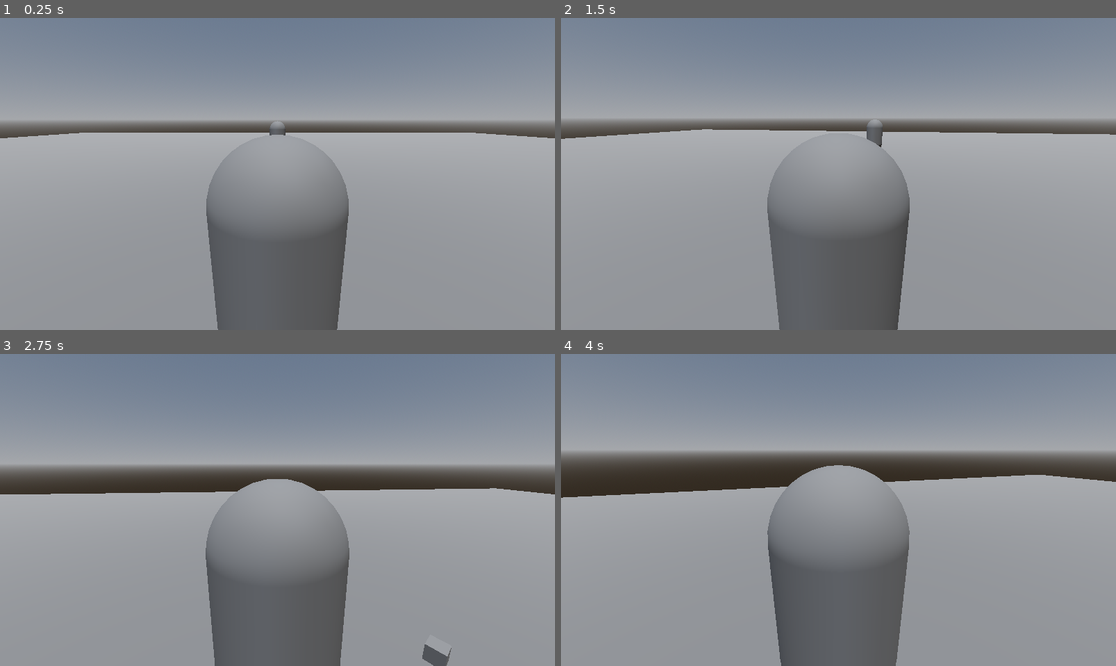
Above: before the commit, frames 1-4 (two rows, left to right).
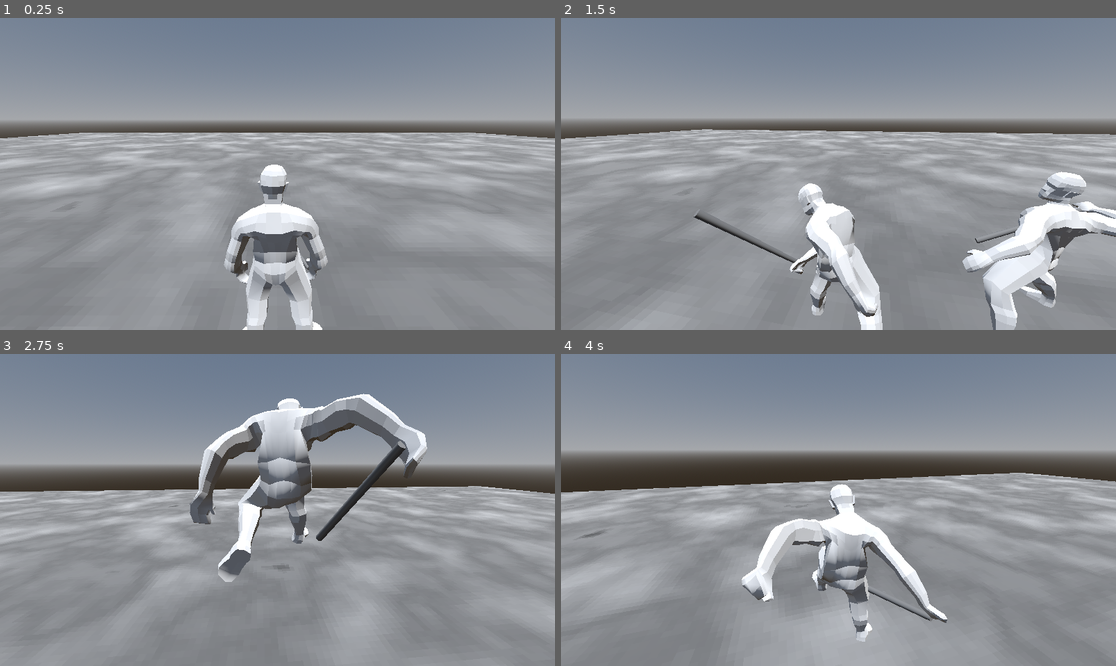
Above: after the commit, the same moments.

Repository: userext122021/godot_rpg_project
Game: Godot game, scene res://main.tscn
Same seed, same stepped clock (60 frames per second), same inputs: the game is played once before the commit and once after it.
Inputs (mouse positions are in pixels of both pictures, inside the frame that each line leads up to):
- Up to frame 1 (0.25 s): no input
- Up to frame 2 (1.5 s): move the mouse to (866, 174) at 0.52 s; press the mouse at (866, 174) at 0.53 s; hold W (move_forward) from 0.53 s (still down); tap Space (jump) at 0.77, 1.07 s; right-click (866, 174) at 0.8 s; move the mouse to (810, 174) at 1.27 s; release the mouse at (810, 174) at 1.28 s; right-click (810, 174) at 1.35 s
- Up to frame 3 (2.75 s): keep holding W (move_forward); tap Space (jump) at 1.52, 1.82, 2.3 s; tap Shift (run) at 1.55 s; move the mouse to (288, 503) at 2.02 s; hold Shift (run) from 2.03 s (still down)
- Up to frame 4 (4 s): keep holding W (move_forward); move the mouse to (832, 516) at 2.77 s; release Shift (run) at 2.78 s; tap Space (jump) at 2.85, 3.02, 3.32, 3.77 s; click (832, 516) at 3.05 s; move the mouse to (877, 513) at 3.52 s; press the mouse at (877, 513) at 3.53 s; right-click (877, 513) at 3.8 s

The runs differ from the first frame. In frame 1, 11% of the frame differs, in the area x 0-100%, y 33-100%; in frame 2, 17%; in frame 3, 17%, in the area x 0-100%, y 12-100%; in frame 4, 14%.

Commit message:
Добавил анимации

Diff:
--- a/core/entities/base_ai_entity/base_ai.gd
+++ b/core/entities/base_ai_entity/base_ai.gd
@@ -5,45 +5,18 @@
 var body:BaseAIEntity
 var target:Vector3
 var is_move_to_target:bool=false
-var player_body:BasePlayer=null
 var minimal_distance:float=2.0
 var is_target_reached:bool=false
 var is_active:bool=true
 
-func is_player_nerby() -> bool:
-	if not player_body:
-		return false
-	if body.global_position.distance_to(player_body.global_position)<minimal_distance:
-		return true
-	return false
 
 func update(delta:float):
-	if not is_active:
-		return
-	if not player_body:
-		is_move_to_target=false
-		is_target_reached=false
-		return
-	if not is_player_nerby():
-		is_target_reached=false
-		is_move_to_target=true
-		target=player_body.global_position
-		return
-	if is_target_reached:
-		#print("DEBUG: target is reached")
-		body.attack()
-
+	pass
 
 func on_entity_entered(e:BaseEntity):
-	if e.entity_type=="player":
-		player_body=e
-		#print("DEBUG: player entered")
-
+	pass
 func on_entity_exited(e:BaseEntity):
-	if e==player_body:
-		player_body=null
-		print("DEBUG: player exited")
-
+	pass
 func init_ai():
 	body.entity_entered.connect(on_entity_entered)
 	body.entity_exited.connect(on_entity_exited)
--- a/core/entities/base_ai_entity/base_ai_entity.gd
+++ b/core/entities/base_ai_entity/base_ai_entity.gd
@@ -28,20 +28,28 @@
 	super._physics_process(delta)
 	if is_knockingback:
 		return
+	if not is_on_floor():
+		velocity.y += get_gravity().y * delta
 
 	if ai.is_move_to_target:
 		if global_position.distance_to(ai.target)<ai.minimal_distance:
 			ai.is_target_reached=true
+			is_moving=false
 		else:
 			rotate_to_target(delta)
 			#print("DEBUG: angle ",180.0*angle/PI)
 			velocity.x=-basis.z.x*speed
 			velocity.z=-basis.z.z*speed
+			is_moving=true
+	else:
+		is_moving=false
+	if is_attacking:
+		rotate_to_target(delta)
 
-	if weapon:
-		if weapon.is_active():
-			rotate_to_target(delta)
-	velocity = velocity.move_toward(Vector3.ZERO, friction * delta)
+	if not is_moving:
+		var vy=velocity.y
+		velocity = velocity.move_toward(Vector3.ZERO, friction * delta)
+		velocity.y=vy
 	move_and_slide()
 
 
--- /dev/null
+++ b/core/entities/base_enemy/base_animated_enemy.gd
@@ -0,0 +1,8 @@
+extends BaseEnemy
+class_name BaseAnimatedEnemy
+
+
+
+func _physics_process(delta: float) -> void:
+	super._physics_process(delta)
+	update_animation()
--- /dev/null
+++ b/core/entities/base_enemy/base_animated_enemy.tscn
@@ -0,0 +1,18 @@
+[gd_scene load_steps=4 format=3 uid="uid://br81vh3plelkt"]
+
+[ext_resource type="PackedScene" uid="uid://ojd7e3gdbl1f" path="res://core/entities/base_enemy/base_enemy.tscn" id="1_2wp1t"]
+[ext_resource type="Script" uid="uid://bh8vcnb0u55ap" path="res://core/entities/base_enemy/base_animated_enemy.gd" id="2_0v830"]
+[ext_resource type="PackedScene" uid="uid://c547i4svaflvj" path="res://assets/base_character/base_character.glb" id="2_tpv5b"]
+
+[node name="BaseAnimatedEnemy" node_paths=PackedStringArray("animation_player") instance=ExtResource("1_2wp1t")]
+collision_mask = 7
+script = ExtResource("2_0v830")
+animation_player = NodePath("base_character/AnimationPlayer")
+
+[node name="MeshInstance3D" parent="." index="1"]
+visible = false
+
+[node name="base_character" parent="." index="3" instance=ExtResource("2_tpv5b")]
+transform = Transform3D(-1, 0, -8.742278e-08, 0, 1, 0, 8.742278e-08, 0, -1, 0, 0, 0)
+
+[editable path="base_character"]
--- /dev/null
+++ b/core/entities/base_enemy/base_enemy.gd
@@ -0,0 +1,9 @@
+extends BaseAIEntity
+class_name BaseEnemy
+
+func _ready() -> void:
+	super._ready()
+	entity_type="base_enemy"
+	ai=BaseEnemyAI.new()
+	ai.body=self
+	ai.init_ai()
--- /dev/null
+++ b/core/entities/base_enemy/base_enemy.tscn
@@ -0,0 +1,7 @@
+[gd_scene load_steps=3 format=3 uid="uid://ojd7e3gdbl1f"]
+
+[ext_resource type="PackedScene" uid="uid://da13r2fppk2h4" path="res://core/entities/base_ai_entity/base_ai_entity.tscn" id="1_c3myc"]
+[ext_resource type="Script" uid="uid://begmihqbjf28j" path="res://core/entities/base_enemy/base_enemy.gd" id="2_1numy"]
+
+[node name="BaseEnemy" instance=ExtResource("1_c3myc")]
+script = ExtResource("2_1numy")
--- /dev/null
+++ b/core/entities/base_enemy/base_enemy_ai.gd
@@ -0,0 +1,42 @@
+extends BaseAI
+class_name BaseEnemyAI
+
+
+
+var player_body:BasePlayer=null
+
+func is_player_nerby() -> bool:
+	if not player_body:
+		return false
+	if body.global_position.distance_to(player_body.global_position)<minimal_distance:
+		return true
+	return false
+
+func update(delta:float):
+	if not is_active:
+		return
+	if not player_body:
+		is_move_to_target=false
+		is_target_reached=false
+		return
+	if not is_player_nerby():
+		is_target_reached=false
+		is_move_to_target=true
+		target=player_body.global_position
+		return
+	if is_target_reached:
+		#print("DEBUG: target is reached")
+		body.attack()
+
+
+func on_entity_entered(e:BaseEntity):
+	super.on_entity_entered(e)
+	if e.entity_type=="player":
+		player_body=e
+		#print("DEBUG: player entered")
+
+func on_entity_exited(e:BaseEntity):
+	super.on_entity_exited(e)
+	if e==player_body:
+		player_body=null
+		print("DEBUG: player exited")
--- /dev/null
+++ b/core/entities/base_enemy/base_enemy_ai.tscn
@@ -0,0 +1,7 @@
+[gd_scene load_steps=3 format=3 uid="uid://chstlgur6nlx7"]
+
+[ext_resource type="PackedScene" uid="uid://05p4s7eca1wb" path="res://core/entities/base_ai_entity/base_ai.tscn" id="1_53k37"]
+[ext_resource type="Script" uid="uid://da6dpqm72n4fn" path="res://core/entities/base_enemy/base_enemy_ai.gd" id="2_ucf7t"]
+
+[node name="BaseEnemyAI" instance=ExtResource("1_53k37")]
+script = ExtResource("2_ucf7t")
--- a/core/entities/base_entity.gd
+++ b/core/entities/base_entity.gd
@@ -98,10 +98,16 @@
 		set_current_weapon(weapon)
 	print("DEBUG: entity init")
 
+func calculate_damage(damage:float,damage_type:String) -> float:
+	if is_blocking:
+		return damage/2.0
+	return damage
 
 func take_hit(damage:float,damage_type:String,knockback_force:float,weapon_pos:Vector3):
-	print("DEBUG: taken hit ", damage_type," ",damage)
-	hp-=damage
+	var calculated_damage:float=calculate_damage(damage,damage_type)
+	print("DEBUG: taken hit ", damage_type," ",calculated_damage)
+
+	hp-=calculated_damage
 	if hp<=0:
 		die()
 
@@ -153,18 +159,20 @@
 		return
 
 	if is_blocking:
-		if is_moving:
-			if animation_player.has_animation("pistol_walk"):
-				animation_player.play("pistol_walk")
-		else:
-			if animation_player.has_animation("pistol_idle"):
-				animation_player.play("pistol_idle")
+		if animation_player.has_animation("block"):
+			animation_player.play("block")
 		return
+	else:
+		if animation_player.current_animation=="block":
+			animation_player.stop()
 	if is_moving:
 		if can_move():
 			if animation_player.has_animation("walk"):
 				animation_player.play("walk")
 		return
+	else:
+		if animation_player.current_animation=="walk":
+			animation_player.stop()
 	if not animation_player.is_playing():
 		if animation_player.has_animation("idle"):
 			animation_player.play("idle")
--- /dev/null
+++ b/core/entities/base_player/base_animated_player.tscn
@@ -0,0 +1,15 @@
+[gd_scene load_steps=3 format=3 uid="uid://e44ntu6ugu38"]
+
+[ext_resource type="PackedScene" uid="uid://nfkq1v6rhxve" path="res://core/entities/base_player/base_player.tscn" id="1_id1uu"]
+[ext_resource type="PackedScene" uid="uid://c547i4svaflvj" path="res://assets/base_character/base_character.glb" id="2_2yl7j"]
+
+[node name="BaseAnimatedPlayer" node_paths=PackedStringArray("animation_player") instance=ExtResource("1_id1uu")]
+animation_player = NodePath("base_character/AnimationPlayer")
+
+[node name="MeshInstance3D" parent="." index="1"]
+visible = false
+
+[node name="base_character" parent="." index="3" instance=ExtResource("2_2yl7j")]
+transform = Transform3D(-1, 0, 8.742278e-08, 0, 1, 0, -8.742278e-08, 0, -1, 0, 0, 0)
+
+[editable path="base_character"]
--- a/core/entities/base_player/base_player.gd
+++ b/core/entities/base_player/base_player.gd
@@ -65,3 +65,4 @@
 
 func die():
 	print("DEBUG: player is dying")
+	queue_free()
--- a/core/weapon/base_weapon.gd
+++ b/core/weapon/base_weapon.gd
@@ -8,7 +8,7 @@
 
 @export var damage:float=7.0
 @export var damage_type:String="physical"
-@export var knockback_force:float=5.0
+@export var knockback_force:float=15.0
 
 @export var preparing_interval:float=0.5
 @export var attacking_interval:float=0.5
--- a/core/weapon/base_weapon.tscn
+++ b/core/weapon/base_weapon.tscn
@@ -2,15 +2,17 @@
 
 [ext_resource type="Script" uid="uid://olrxhfdmqy3f" path="res://core/weapon/base_weapon.gd" id="1_a0172"]
 
-[sub_resource type="BoxMesh" id="BoxMesh_l3xq3"]
-size = Vector3(0.2, 0.2, 0.2)
+[sub_resource type="CylinderMesh" id="CylinderMesh_a0172"]
+top_radius = 0.03
+bottom_radius = 0.02
+height = 1.0
 
 [node name="BaseWeapon" type="Node3D"]
 script = ExtResource("1_a0172")
 
 [node name="RayCast3D" type="RayCast3D" parent="."]
-target_position = Vector3(0, -0.1, -2)
+target_position = Vector3(0, 0, -1)
 
 [node name="MeshInstance3D" type="MeshInstance3D" parent="RayCast3D"]
-transform = Transform3D(1, 0, 0, 0, 1, 0, 0, 0, 1, 0, -0.1, -1.9)
-mesh = SubResource("BoxMesh_l3xq3")
+transform = Transform3D(1, 0, 0, 0, -4.371139e-08, 1, 0, -1, -4.371139e-08, 0, 0, -0.49999994)
+mesh = SubResource("CylinderMesh_a0172")
--- a/main.tscn
+++ b/main.tscn
@@ -1,7 +1,7 @@
 [gd_scene load_steps=2 format=3 uid="uid://dvvaed3c54v03"]
 
-[ext_resource type="PackedScene" uid="uid://c2kdvtvcd2b6j" path="res://test/test_scene/test_scene.tscn" id="1_ig7tw"]
+[ext_resource type="PackedScene" uid="uid://do0f58y8blt0p" path="res://test/test_animation_scene/test_animation_scene.tscn" id="1_ig7tw"]
 
 [node name="Main" type="Node"]
 
-[node name="TestScene" parent="." instance=ExtResource("1_ig7tw")]
+[node name="TestAnimationScene" parent="." instance=ExtResource("1_ig7tw")]
--- a/project.godot
+++ b/project.godot
@@ -62,3 +62,10 @@
 "events": [Object(InputEventMouseButton,"resource_local_to_scene":false,"resource_name":"","device":-1,"window_id":0,"a …(253 unchanged characters)…
 ]
 }
+
+[layer_names]
+
+3d_physics/layer_1="world"
+3d_physics/layer_2="player"
+3d_physics/layer_3="enemy"
+3d_physics/layer_4="items"
--- /dev/null
+++ b/test/test_animation_scene/enemy.gd
@@ -0,0 +1,6 @@
+extends BaseAnimatedEnemy
+
+
+func _process(delta: float) -> void:
+	if global_position.y<-10:
+		die()
--- /dev/null
+++ b/test/test_animation_scene/enemy.tscn
@@ -0,0 +1,24 @@
+[gd_scene load_steps=4 format=3 uid="uid://cayaf0kklgoai"]
+
+[ext_resource type="PackedScene" uid="uid://br81vh3plelkt" path="res://core/entities/base_enemy/base_animated_enemy.tscn" id="1_cfxec"]
+[ext_resource type="Script" uid="uid://cq2o7otxu1fr5" path="res://test/test_animation_scene/enemy.gd" id="2_3dlpq"]
+[ext_resource type="PackedScene" uid="uid://cf11hx406ss10" path="res://core/weapon/base_weapon.tscn" id="2_5s8bl"]
+
+[node name="Enemy" node_paths=PackedStringArray("weapon") instance=ExtResource("1_cfxec")]
+transform = Transform3D(1, 0, 0, 0, 1, 0, 0, 0, 1, 0, 0, -2)
+collision_layer = 4
+script = ExtResource("2_3dlpq")
+weapon = NodePath("base_character/Armature/Skeleton3D/mixamorig_RightHandIndex1/weapon_marker/BaseWeapon")
+knockingback_interval = 0.4
+
+[node name="Area3D" parent="." index="2"]
+collision_mask = 2
+
+[node name="BaseWeapon" parent="base_character/Armature/Skeleton3D/mixamorig_RightHandIndex1/weapon_marker" index="0" instance=ExtResource("2_5s8bl")]
+transform = Transform3D(-1, -3.7338975e-08, -8.742278e-08, -3.733896e-08, 1, -1.3411046e-07, 8.742278e-08, -1.3411046e-07, -1, 0, 0, 0)
+
+[node name="RayCast3D" parent="base_character/Armature/Skeleton3D/mixamorig_RightHandIndex1/weapon_marker/BaseWeapon" index="0"]
+collision_mask = 2
+
+[editable path="base_character"]
+[editable path="base_character/Armature/Skeleton3D/mixamorig_RightHandIndex1/weapon_marker/BaseWeapon"]
--- /dev/null
+++ b/test/test_animation_scene/test_animation_scene.gd
@@ -0,0 +1,43 @@
+extends Node3D
+
+var max_count:int=3
+var counter:int=0
+@export var enemy_scene:PackedScene
+var timer:float=0
+var max_time:float=15
+@onready var player:BasePlayer=$BaseAnimatedPlayer
+
+func _ready() -> void:
+	player.tree_exited.connect(on_player_died)
+
+func on_player_died():
+	if get_tree():
+		get_tree().quit()
+
+func _process(delta: float) -> void:
+	timer-=delta
+	if timer<=0:
+		spawn()
+		timer=randf()*max_time
+
+func spawn():
+	if counter>=max_count:
+		return
+	if not enemy_scene:
+		return
+	var pos:Vector3
+	pos.x=randf()*20.0
+	pos.z=randf()*20.0
+	pos.y=1
+	var enemy:BaseEnemy=enemy_scene.instantiate()
+	enemy.process_mode=Node.PROCESS_MODE_DISABLED
+	add_child(enemy)
+	enemy.tree_exited.connect(on_enemy_died)
+	enemy.global_position=pos
+	enemy.process_mode=Node.PROCESS_MODE_PAUSABLE
+	counter+=1
+
+func on_enemy_died():
+	if counter>0:
+		counter-=0
+		print("DEBUG: counter ",counter)
--- /dev/null
+++ b/test/test_animation_scene/test_animation_scene.tscn
@@ -0,0 +1,133 @@
+[gd_scene load_steps=10 format=3 uid="uid://do0f58y8blt0p"]
+
+[ext_resource type="PackedScene" uid="uid://6hs4q7gqlkvo" path="res://test/base_test_scene/base_test_scene.tscn" id="1_f6vpg"]
+[ext_resource type="Script" uid="uid://f14gilwqkyy0" path="res://test/test_animation_scene/test_animation_scene.gd" id="2_wmu0b"]
+[ext_resource type="PackedScene" uid="uid://e44ntu6ugu38" path="res://core/entities/base_player/base_animated_player.tscn" id="2_yrhin"]
+[ext_resource type="PackedScene" uid="uid://cf11hx406ss10" path="res://core/weapon/base_weapon.tscn" id="3_wbqyu"]
+[ext_resource type="PackedScene" uid="uid://cayaf0kklgoai" path="res://test/test_animation_scene/enemy.tscn" id="3_wmu0b"]
+
+[sub_resource type="Gradient" id="Gradient_wmu0b"]
+offsets = PackedFloat32Array(0, 0.11486486, 0.21114865, 0.375, 1)
+colors = PackedColorArray(0.4525857, 0.4525857, 0.4525857, 1, 0.7235188, 0.7235188, 0.7235188, 1, 0.71311027, 0.71311027, 0.71311027, 1, 0.62612456, 0.62612456, 0.62612456, 1, 1, 1, 1, 1)
+
+[sub_resource type="FastNoiseLite" id="FastNoiseLite_uif1i"]
+frequency = 0.0276
+
+[sub_resource type="NoiseTexture2D" id="NoiseTexture2D_47b23"]
+noise = SubResource("FastNoiseLite_uif1i")
+color_ramp = SubResource("Gradient_wmu0b")
+
+[sub_resource type="StandardMaterial3D" id="StandardMaterial3D_lw8du"]
+albedo_color = Color(0.7204674, 0.7204675, 0.7204674, 1)
+albedo_texture = SubResource("NoiseTexture2D_47b23")
+texture_filter = 0
+
+[node name="TestAnimationScene" instance=ExtResource("1_f6vpg")]
+script = ExtResource("2_wmu0b")
+enemy_scene = ExtResource("3_wmu0b")
+
+[node name="MeshInstance3D" parent="Ground" index="1"]
+surface_material_override/0 = SubResource("StandardMaterial3D_lw8du")
+
+[node name="BaseAnimatedPlayer" parent="." index="3" node_paths=PackedStringArray("weapon") instance=ExtResource("2_yrhin")]
+collision_layer = 2
+collision_mask = 7
+mouse_sensitivity = 0.002
+entity_type = "unknown"
+speed = 5.0
+walking_speed = 5.0
+running_speed = 15.0
+jump_velocity = 4.5
+rotation_speed = 3.0
+hp = 20.0
+weapon = NodePath("base_character/Armature/Skeleton3D/mixamorig_RightHandIndex1/weapon_marker/BaseWeapon")
+friction = 100.0
+knockingback_interval = 0.2
+
+[node name="Skeleton3D" parent="BaseAnimatedPlayer/base_character/Armature" index="0"]
+bones/0/position = Vector3(2.1193223, -1.6928909, -94.701126)
+bones/0/rotation = Quaternion(-0.6024668, -0.26686946, 0.3314511, 0.6752441)
+bones/1/position = Vector3(3.5762787e-07, 7.866893, -0.7244017)
+bones/1/rotation = Quaternion(0.049354274, 0.026669623, -0.013331742, 0.99833626)
+bones/2/position = Vector3(-6.589107e-07, 9.216893, -1.9799922e-06)
+bones/2/rotation = Quaternion(0.051304262, 0.053406127, -0.029988142, 0.99680316)
+bones/3/position = Vector3(-2.9802322e-07, 10.533492, 1.3113024e-06)
+bones/3/rotation = Quaternion(-0.05184936, 0.056225035, -0.024237163, 0.9967763)
+bones/4/position = Vector3(1.1920929e-06, 11.850198, 1.9907404e-06)
+bones/4/rotation = Quaternion(0.06569276, 0.0815937, 0.0030925565, 0.9944936)
+bones/5/rotation = Quaternion(-0.04159439, 0.19943745, -0.037356902, 0.9783144)
+bones/7/position = Vector3(7.2004, 9.197992, -0.25119996)
+bones/7/rotation = Quaternion(-0.6572468, -0.32230148, 0.52587163, -0.43313682)
+bones/8/position = Vector3(-2.3989935e-06, 15.086298, 1.4256321e-05)
+bones/8/rotation = Quaternion(0.21632078, -0.07535213, 0.016993681, 0.9732619)
+bones/9/position = Vector3(2.0506347e-07, 31.637112, -5.735216e-06)
+bones/9/rotation = Quaternion(0.10488355, -0.1590558, 0.23654045, 0.95275885)
+bones/10/position = Vector3(2.1800356e-06, 31.4241, 2.1063952e-06)
+bones/10/rotation = Quaternion(-0.05601367, 0.0028014656, 0.028142892, 0.9980294)
+bones/11/position = Vector3(-3.5664978, 0.78050166, 9.041811e-06)
+bones/11/rotation = Quaternion(0.06625938, 0.37897274, 0.10425027, 0.91712666)
+bones/12/position = Vector3(-1.2548934, 2.6374037, -6.8002864e-06)
+bones/12/rotation = Quaternion(0.08130031, -0.08387656, 0.18880336, 0.9750427)
+bones/13/position = Vector3(0.16870253, 3.3195064, 8.163991e-06)
+bones/13/rotation = Quaternion(0.03002529, -0.026049389, 0.15773018, 0.9866819)
+bones/14/position = Vector3(1.0862005, 1.8507998, -2.7418146e-06)
+bones/15/position = Vector3(2.1319054e-06, 3.5500026, -0.007994572)
+bones/15/rotation = Quaternion(0.0050449264, -0.007626952, 0.048308037, 0.9987907)
+bones/16/position = Vector3(-0.01929948, 5.672502, -2.4764272e-06)
+bones/16/rotation = Quaternion(0.04012464, 0.0012738202, 0.0016303413, 0.99919254)
+bones/17/position = Vector3(0.019903135, 4.5617013, -3.7433892e-06)
+bones/17/rotation = Quaternion(0.06606379, 0.0004350157, -0.0048168525, 0.99780375)
+bones/18/position = Vector3(-0.00060587004, 3.1573977, 2.029541e-06)
+bones/19/position = Vector3(-7.200394, 9.196695, -0.23739782)
+bones/19/rotation = Quaternion(0.6764827, -0.2789368, 0.48289824, 0.48101437)
+bones/20/position = Vector3(-5.1141825e-07, 15.086309, 1.0370377e-05)
+bones/20/rotation = Quaternion(0.25974402, 0.13598992, 0.28988475, 0.911047)
+bones/21/position = Vector3(-1.5479245e-07, 31.611696, 3.6474466e-07)
+bones/21/rotation = Quaternion(0.11788784, 0.09933813, -0.39093202, 0.90741754)
+bones/22/position = Vector3(1.6550756e-06, 31.376385, 3.7831987e-06)
+bones/22/rotation = Quaternion(0.089749455, -0.0005403276, -0.29828584, 0.9502476)
+bones/23/position = Vector3(3.5504076, 1.2562943, 4.0587265e-06)
+bones/23/rotation = Quaternion(0.027588062, -0.6184083, -0.22754243, 0.75168777)
+bones/24/position = Vector3(1.0612965, 2.8197954, 1.4777561e-07)
+bones/24/rotation = Quaternion(0.07106736, 0.08848803, -0.12843792, 0.985202)
+bones/25/position = Vector3(-0.23231165, 3.1790018, -4.9504542e-06)
+bones/25/rotation = Quaternion(0.11667451, 0.051023263, 0.12441284, 0.984025)
+bones/26/position = Vector3(-0.82900214, 1.9696963, 5.6624413e-06)
+bones/27/position = Vector3(5.2096425e-07, 4.0050917, -0.0038803061)
+bones/27/rotation = Quaternion(0.32065856, -0.07091849, -0.010498399, 0.9444779)
+bones/28/position = Vector3(0.023097, 5.576203, 7.96411e-06)
+bones/28/rotation = Quaternion(0.56479603, -0.026729874, 0.03439892, 0.82407993)
+bones/29/position = Vector3(-0.013394803, 4.521493, -5.4284924e-06)
+bones/29/rotation = Quaternion(0.51574045, -0.015777107, 0.0341292, 0.8559194)
+bones/30/position = Vector3(-0.009698242, 3.1917036, 4.367248e-07)
+bones/31/position = Vector3(9.913303, -4.3482046, 2.1803987)
+bones/31/rotation = Quaternion(0.3534985, 0.4282978, 0.800103, -0.22679317)
+bones/32/position = Vector3(-1.2631442e-06, 41.955605, 4.2706424e-06)
+bones/32/rotation = Quaternion(-0.39385685, 0.1713512, -0.049515948, 0.9017005)
+bones/33/position = Vector3(1.2997855e-06, 46.06831, -3.7223672e-06)
+bones/33/rotation = Quaternion(0.4514769, -0.0351189, -0.01263322, 0.891502)
+bones/34/position = Vector3(-2.5100271e-06, 20.828716, -4.1170924e-06)
+bones/34/rotation = Quaternion(0.30331606, -0.12014522, -0.0045546247, 0.9452745)
+bones/36/rotation = Quaternion(-0.045650396, 0.29530838, 0.9193343, 0.25599536)
+bones/37/position = Vector3(4.3762284e-06, 41.96052, -1.4226547e-06)
+bones/37/rotation = Quaternion(-0.4751097, -0.03305617, -0.03260586, 0.87870073)
+bones/38/position = Vector3(-3.131147e-06, 46.112206, -8.9281684e-08)
+bones/38/rotation = Quaternion(0.655601, 0.0614613, 0.13610609, 0.7401925)
+bones/39/position = Vector3(-1.6702943e-06, 21.01266, 3.5650828e-07)
+bones/39/rotation = Quaternion(0.28272507, 0.1491671, -0.01636644, 0.94739)
+
+[node name="mixamorig_RightHandIndex1" parent="BaseAnimatedPlayer/base_character/Armature/Skeleton3D" index="0"]
+transform = Transform3D(0.061996963, -0.06335586, 0.9960636, 0.5336259, 0.8454703, 0.020563513, -0.8434447, 0.53025043, 0.08622514, -52.390953, -17.064268, -74.53943)
+
+[node name="BaseWeapon" parent="BaseAnimatedPlayer/base_character/Armature/Skeleton3D/mixamorig_RightHandIndex1/weapon_marker" index="0" instance=ExtResource("3_wbqyu")]
+transform = Transform3D(-1, -3.733896e-08, 8.742278e-08, -3.7338975e-08, 1, -1.3411045e-07, -8.7422784e-08, -1.3411048e-07, -1, 0, 0, 0)
+preparing_interval = 0.58
+attacking_interval = 0.08
+cooldown_interval = 1.04
+
+[node name="RayCast3D" parent="BaseAnimatedPlayer/base_character/Armature/Skeleton3D/mixamorig_RightHandIndex1/weapon_marker/BaseWeapon" index="0"]
+collision_mask = 4
+
+[editable path="BaseAnimatedPlayer"]
+[editable path="BaseAnimatedPlayer/base_character"]
+[editable path="BaseAnimatedPlayer/base_character/Armature/Skeleton3D/mixamorig_RightHandIndex1/weapon_marker/BaseWeapon"]
--- a/test/test_scene/test_scene.tscn
+++ b/test/test_scene/test_scene.tscn
@@ -3,7 +3,7 @@
 [ext_resource type="PackedScene" uid="uid://6hs4q7gqlkvo" path="res://test/base_test_scene/base_test_scene.tscn" id="1_r7qtk"]
 [ext_resource type="PackedScene" uid="uid://nfkq1v6rhxve" path="res://core/entities/base_player/base_player.tscn" id="2_ld8i6"]
 [ext_resource type="PackedScene" uid="uid://cf11hx406ss10" path="res://core/weapon/base_weapon.tscn" id="3_tbiya"]
-[ext_resource type="PackedScene" uid="uid://da13r2fppk2h4" path="res://core/entities/base_ai_entity/base_ai_entity.tscn" id="4_dolt4"]
+[ext_resource type="PackedScene" uid="uid://ojd7e3gdbl1f" path="res://core/entities/base_enemy/base_enemy.tscn" id="4_dolt4"]
 
 [node name="TestScene" instance=ExtResource("1_r7qtk")]
 
@@ -24,8 +24,9 @@
 transform = Transform3D(1, 0, 0, 0, 1, 0, 0, 0, 1, 0, 1, -0.5)
 knockback_force = 15.0
 
-[node name="BaseAIEntity" parent="." index="4" instance=ExtResource("4_dolt4")]
-transform = Transform3D(1, 0, 0, 0, 1, 0, 0, 0, 1, 0, 0, -12)
+[node name="BaseEnemy" parent="." index="4" node_paths=PackedStringArray("weapon") instance=ExtResource("4_dolt4")]
+transform = Transform3D(1, 0, 0, 0, 1, 0, 0, 0, 1, 0, 0, -6)
+weapon = NodePath("BaseWeapon")
 
-[node name="BaseWeapon" parent="BaseAIEntity" index="3" instance=ExtResource("3_tbiya")]
-transform = Transform3D(1, 0, 0, 0, 1, 0, 0, 0, 1, 0, 1.2, -0.6000004)
+[node name="BaseWeapon" parent="BaseEnemy" index="3" instance=ExtResource("3_tbiya")]
+transform = Transform3D(1, 0, 0, 0, 1, 0, 0, 0, 1, 0, 1.1, -0.6)
Not shown, added: assets/base_character/base_character.blend.import
Binary file added: assets/base_character/base_character.glb
Not shown, added: assets/base_character/base_character.glb.import
Not shown, added: core/entities/base_enemy/base_animated_enemy.gd.uid
Not shown, added: core/entities/base_enemy/base_enemy.gd.uid
Not shown, added: core/entities/base_enemy/base_enemy_ai.gd.uid
Not shown, added: test/test_animation_scene/enemy.gd.uid
Not shown, added: test/test_animation_scene/test_animation_scene.gd.uid
Not shown, added: assets/base_character/base_character.blend
Not shown, added: assets/base_character/base_character.blend1
